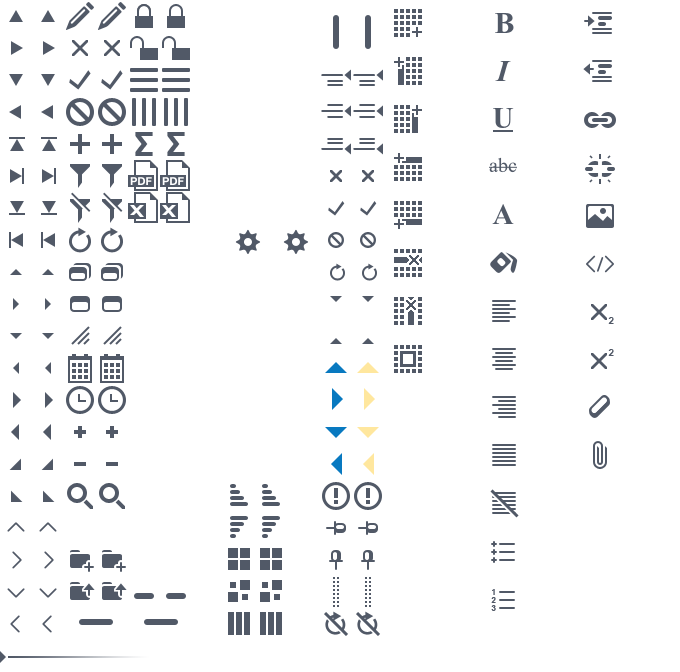
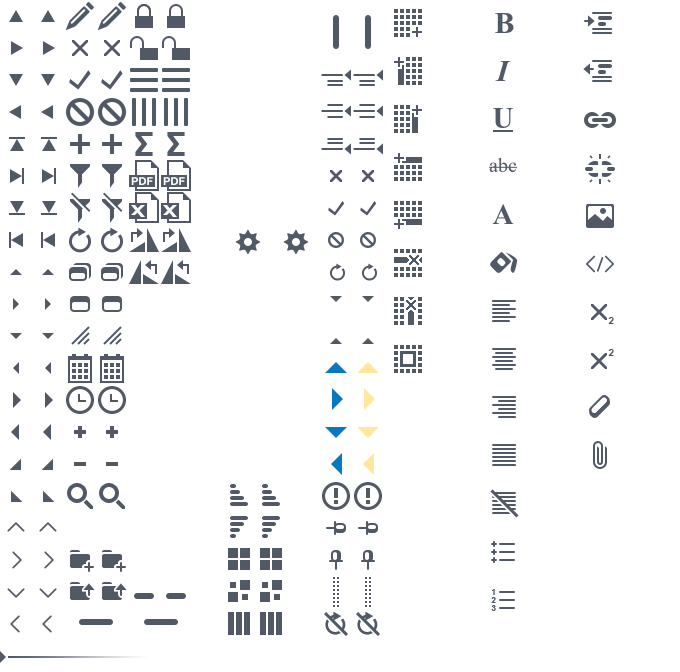
Two versions of the same layered image (680x672). Layer-by-layer changes:
added group "Rotate" with 4 layers above "Export" over box(129, 228, 191, 284)
added layer "Rotate CCW hover" in group "Rotate" over box(161, 260, 191, 284)
added layer "Rotate CCW" in group "Rotate" over box(129, 260, 159, 284)
added layer "Rotate CW hover" in group "Rotate" over box(161, 228, 191, 252)
added layer "Rotate CW" in group "Rotate" over box(129, 228, 159, 252)
painted on "excel hover" over box(160, 192, 191, 223)
painted on "excel" over box(128, 192, 159, 223)
painted on "pdf hover" over box(160, 160, 191, 191)
painted on "pdf" over box(128, 160, 159, 191)
